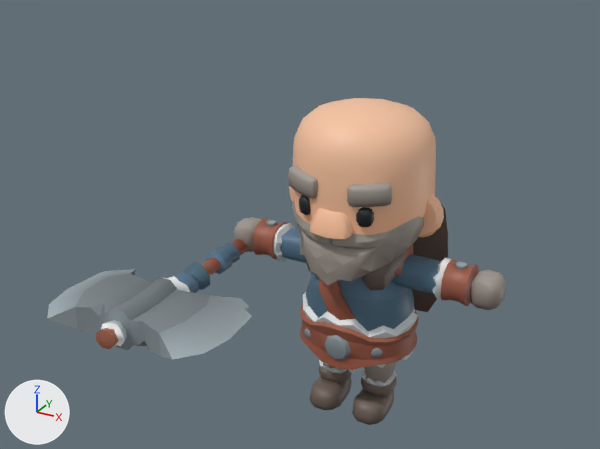
The glTF model csharp/Unciv.Godot/Packs/units/models/unit/Maori Warrior.glb: old version first, new version second.
Before and after are seen from a 50 mm lens placed at (0.659, -1.467, 1.138), pointed at (-0.067, -0.148, 0.478). The lights are fixed; the arrows at lower left show +X, +Y and +Z. The first picture is the older version. Where no turn or scale is listed for an object, it has been applied to the vertices. Vertices at exactly the same position are counted once.

The scene before the commit, as lines of its bpy script (objects in view):
```python
ob_2h_axe = bpy.data.objects.new('2H_Axe', me_cube_222)
ob_2h_axe.location = (-0.283, -0.087, 0.336)
ob_2h_axe.rotation_euler = (1.571, 0.0, 0.0)  # degrees (90, 0, 0)
ob_2h_axe.scale = (0.32, 0.32, 0.32)
ob_barbarian_armleft = bpy.data.objects.new('Barbarian_ArmLeft', me_cube_160)
ob_barbarian_armleft.location = (0.0, 0.0, 0.0)
ob_barbarian_armright = bpy.data.objects.new('Barbarian_ArmRight', me_cube_161)
ob_barbarian_armright.location = (0.0, 0.0, 0.0)
ob_barbarian_body = bpy.data.objects.new('Barbarian_Body', me_prototypepete_body_022)
ob_barbarian_body.location = (0.0, 0.0, 0.0)
ob_barbarian_cape = bpy.data.objects.new('Barbarian_Cape', me_plane_006)
ob_barbarian_cape.location = (0.0, 0.0, 0.56)
ob_barbarian_cape.scale = (0.32, 0.32, 0.32)
ob_barbarian_head = bpy.data.objects.new('Barbarian_Head', me_cube_167)
ob_barbarian_head.location = (0.0, 0.0, 0.0)
ob_barbarian_legleft = bpy.data.objects.new('Barbarian_LegLeft', me_cube_165)
ob_barbarian_legleft.location = (0.0, 0.0, 0.0)
ob_barbarian_legright = bpy.data.objects.new('Barbarian_LegRight', me_cube_163)
ob_barbarian_legright.location = (0.0, 0.0, 0.0)
```
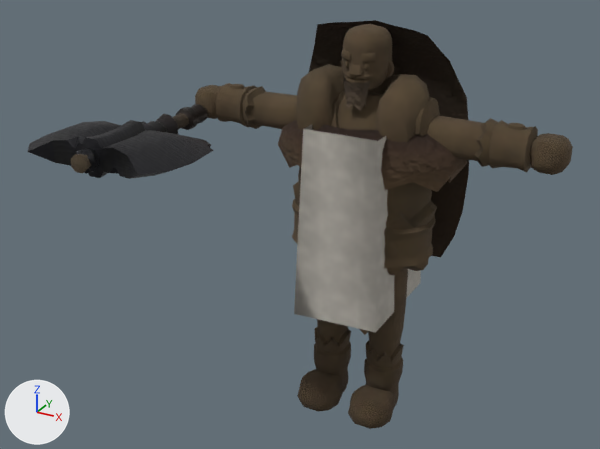
Changed parts and their boxes (x1, y1, x2, y2) in the pictures (600 x 449 px):
'Warrior', added: after (195, 24, 573, 429)
'Barbarian_Head', deleted: before (288, 98, 444, 286)
'2H_Axe', surface changed, moved, rescaled (9% narrower, 38% shorter): before (47, 239, 252, 360); after (27, 104, 213, 179)
'Barbarian_Body', deleted: before (300, 253, 419, 374)
'Barbarian_Cape', surface changed, moved, rescaled: before (412, 196, 448, 312); after (309, 20, 469, 257)
'Barbarian_ArmLeft', deleted: before (392, 244, 506, 310)
'Barbarian_ArmRight', deleted: before (234, 217, 306, 263)
'Barbarian_LegLeft', deleted: before (352, 362, 397, 425)
'Barbarian_LegRight', deleted: before (310, 360, 352, 410)
part 1 of me_cube_222, recoloured: before (47, 243, 252, 360); after (27, 104, 213, 179)
part 2 of me_cube_222, recoloured: before (96, 239, 249, 349); after (71, 106, 209, 173)

What changed in the scene script:
```text
Change mat_teamcolor:
    remove # nodes: BsdfPrincipled, OutputMaterial, TexImage
    remove # uses the picture img_barbarian_texture
    nodes: BsdfPrincipled, Mix, NormalMap, OutputMaterial, TexImage x2, VertexColor
    uses the picture img_image_8
    uses the picture img_image_9
Add mat_fur:
    mat_fur = bpy.data.materials.new('Fur')
    # uses the picture img_image_6
    # uses the picture img_image_7
Add mat_cloth:
    mat_cloth = bpy.data.materials.new('Cloth')
    # uses the picture img_image_12
    # uses the picture img_image_13
Add mat_iron:
    mat_iron = bpy.data.materials.new('Iron')
    # uses the picture img_image_2
    # uses the picture img_image_3
Add mat_hair:
    mat_hair = bpy.data.materials.new('Hair')
    # uses the picture img_image_0
    # uses the picture img_image_1
Add mat_wool:
    mat_wool = bpy.data.materials.new('Wool')
    # uses the picture img_image_10
    # uses the picture img_image_11
Add mat_leather:
    mat_leather = bpy.data.materials.new('Leather')
    # uses the picture img_image_4
    # uses the picture img_image_5
Change me_cube_222:
    where me_cube_222.from_pydata(...)  # 256 vertices, 508 faces; spans x -0.62..0.62, y -0.13..0.13, z -0.43..1.29
    used by ob_2h_axe; location = (-0.283, -0.087, 0.336); rotation_euler = (1.571, 0.0, 0.0), in degrees (90, 0, 0); scale = (0.32, 0.32, 0.32)
    me_cube_222 part 1: 438 faces spanning x -0.62..0.62, y -0.13..0.13, z -0.06..1.25 switch from mat_teamcolor (picture img_barbarian_texture) to mat_iron
    me_cube_222 part 2: 70 faces spanning x -0.08..0.08, y -0.07..0.07, z -0.43..1.29 switch from mat_teamcolor (picture img_barbarian_texture) to mat_cloth
Change me_plane_006:
    where me_plane_006.from_pydata(...)  # 53 vertices, 78 faces; spans x -0.485..0.485, y 0.044..0.386, z -1.125..0.02
    used by ob_barbarian_cape; location = (0.0, 0.0, 0.56); scale = (0.32, 0.32, 0.32)
    me_plane_006 part 3: 78 faces spanning x -0.485..0.485, y 0.044..0.386, z -1.125..0.02 switch from mat_teamcolor (picture img_barbarian_texture) to mat_fur
Remove ob_barbarian_armleft:
    ob_barbarian_armleft = bpy.data.objects.new('Barbarian_ArmLeft', me_cube_160)
Remove ob_barbarian_armright:
    ob_barbarian_armright = bpy.data.objects.new('Barbarian_ArmRight', me_cube_161)
Remove ob_barbarian_body:
    ob_barbarian_body = bpy.data.objects.new('Barbarian_Body', me_prototypepete_body_022)
Remove ob_barbarian_head:
    ob_barbarian_head = bpy.data.objects.new('Barbarian_Head', me_cube_167)
Remove ob_barbarian_legleft:
    ob_barbarian_legleft = bpy.data.objects.new('Barbarian_LegLeft', me_cube_165)
Remove ob_barbarian_legright:
    ob_barbarian_legright = bpy.data.objects.new('Barbarian_LegRight', me_cube_163)
Change ob_2h_axe:
    ob_2h_axe.location: (-0.283, -0.087, 0.336) -> (-0.371, -0.058, 0.637)
    ob_2h_axe.scale: (0.32, 0.32, 0.32) -> (0.285, 0.285, 0.285)
Change ob_barbarian_cape:
    ob_barbarian_cape.location: (0.0, 0.0, 0.56) -> (0.0, 0.0, 0.845)
    ob_barbarian_cape.scale: (0.32, 0.32, 0.32) -> (0.395, 0.263, 0.439)
Add ob_warrior:
    ob_warrior = bpy.data.objects.new('Warrior', me_mesh_skinned)  # 2465 vertices, 4517 faces; spans x -0.401..0.401, y -0.124..0.122, z 0.011..0.861
    ob_warrior.location = (0.0, 0.0, -0.011)
```
